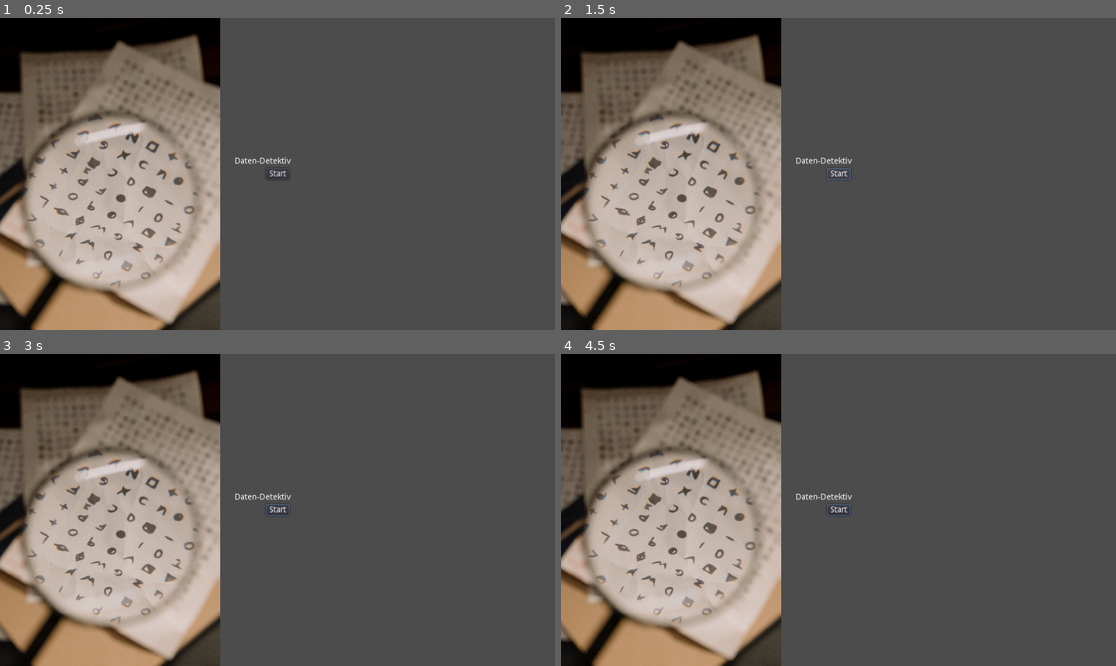
Above: before the commit, frames 1-4 (two rows, left to right).
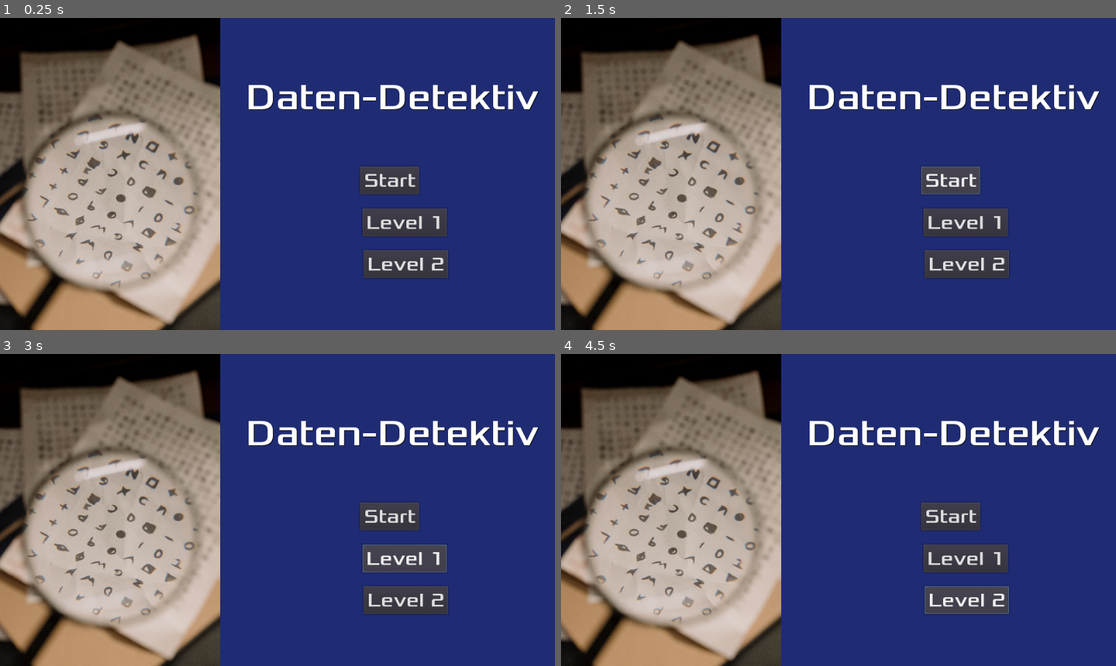
Above: after the commit, the same moments.

Repository: phil0605/Godot-Prototype
Game: Godot game, scene res://hauptmenü.tscn
Same seed, same stepped clock (60 frames per second), same inputs: the game is played once before the commit and once after it.
Inputs (mouse positions are in pixels of both pictures, inside the frame that each line leads up to):
- Up to frame 1 (0.25 s): no input
- Up to frame 2 (1.5 s): click (966, 264) at 0.5 s, where only the run after the commit has a clickable "Level 2"; click "Start" at 1.25 s
- Up to frame 3 (3 s): click "Start" at 2 s; click (405, 559) at 2.75 s, where only the run after the commit has a clickable "Level 1"
- Up to frame 4 (4.5 s): click (966, 559) at 3.5 s, where only the run after the commit has a clickable "Level 1"; click (966, 600) at 4.25 s, where only the run after the commit has a clickable "Level 2"

The runs differ from the first frame. In frame 1, 57% of the frame differs, in the area x 39-100%, y 0-100%; in frame 2, 57%; in frame 3, 57%; in frame 4, 57%.

Commit message:
added buttons

Diff:
--- /dev/null
+++ b/hauptmenü.gd
@@ -0,0 +1,16 @@
+extends CanvasLayer
+
+signal start_game
+
+func _on_StartButton_pressed():
+	$StartButton.hide()
+	emit_signal("start_game")
+
+# Called when the node enters the scene tree for the first time.
+func _ready():
+	pass # Replace with function body.
+
+
+# Called every frame. 'delta' is the elapsed time since the previous frame.
+#func _process(delta):
+#	pass
--- a/hauptmenü.tscn
+++ b/hauptmenü.tscn
@@ -1,8 +1,24 @@
-[gd_scene load_steps=2 format=2]
+[gd_scene load_steps=6 format=2]
 
 [ext_resource path="res://assets/lupe.jpg" type="Texture" id=1]
+[ext_resource path="res://fonts/Xolonium-Regular.ttf" type="DynamicFontData" id=2]
+[ext_resource path="res://hauptmenü.gd" type="Script" id=3]
+
+[sub_resource type="DynamicFont" id=1]
+size = 64
+font_data = ExtResource( 2 )
+
+[sub_resource type="DynamicFont" id=2]
+size = 34
+font_data = ExtResource( 2 )
 
 [node name="CanvasLayer" type="CanvasLayer"]
+script = ExtResource( 3 )
+
+[node name="ColorRect" type="ColorRect" parent="."]
+margin_right = 981.0
+margin_bottom = 559.0
+color = Color( 0.0862745, 0.141176, 0.486275, 0.823529 )
 
 [node name="TextureRect" type="TextureRect" parent="."]
 margin_right = 3176.0
@@ -12,23 +28,47 @@
 texture = ExtResource( 1 )
 
 [node name="Text" type="Label" parent="."]
-anchor_left = 0.5
+anchor_left = 1.0
 anchor_top = 0.5
-anchor_right = 0.5
+anchor_right = 1.0
 anchor_bottom = 0.5
-margin_left = -74.0
-margin_top = -29.0
-margin_right = 74.0
-margin_bottom = 29.0
+margin_left = -535.0
+margin_top = -172.0
+margin_right = -28.0
+margin_bottom = -94.0
+custom_colors/font_color = Color( 1, 1, 1, 1 )
+custom_colors/font_color_shadow = Color( 0, 0, 0, 1 )
+custom_fonts/font = SubResource( 1 )
 text = "Daten-Detektiv"
 
 [node name="Start" type="Button" parent="."]
-anchor_left = 0.5
-anchor_top = 0.5
-anchor_right = 0.5
-anchor_bottom = 0.5
-margin_left = -20.5
-margin_top = -10.0
-margin_right = 20.5
-margin_bottom = 10.0
+anchor_left = 1.0
+anchor_top = 1.0
+anchor_right = 1.0
+anchor_bottom = 1.0
+margin_left = -337.0
+margin_top = -283.0
+margin_right = -235.0
+margin_bottom = -235.0
+custom_fonts/font = SubResource( 2 )
 text = "Start"
+
+[node name="Level1" type="Button" parent="."]
+anchor_left = 1.0
+anchor_top = 1.0
+anchor_right = 1.0
+anchor_bottom = 1.0
+margin_left = -333.0
+margin_top = -210.0
+margin_right = -187.0
+margin_bottom = -162.0
+custom_fonts/font = SubResource( 2 )
+text = "Level 1"
+
+[node name="Level2" type="Button" parent="."]
+margin_left = 629.0
+margin_top = 402.0
+margin_right = 775.0
+margin_bottom = 450.0
+custom_fonts/font = SubResource( 2 )
+text = "Level 2"
